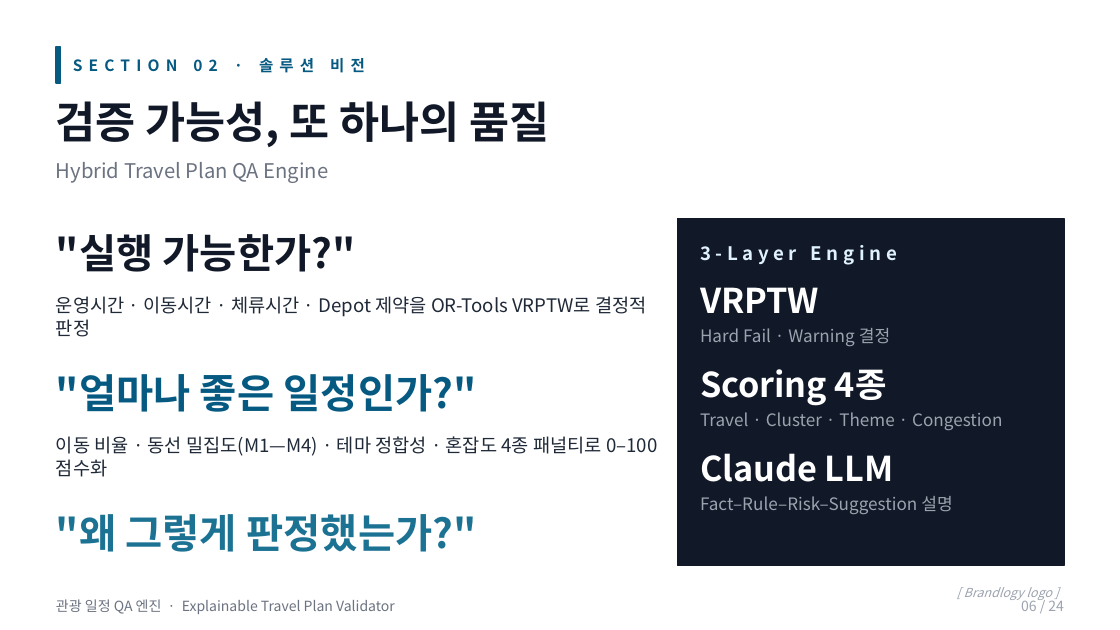
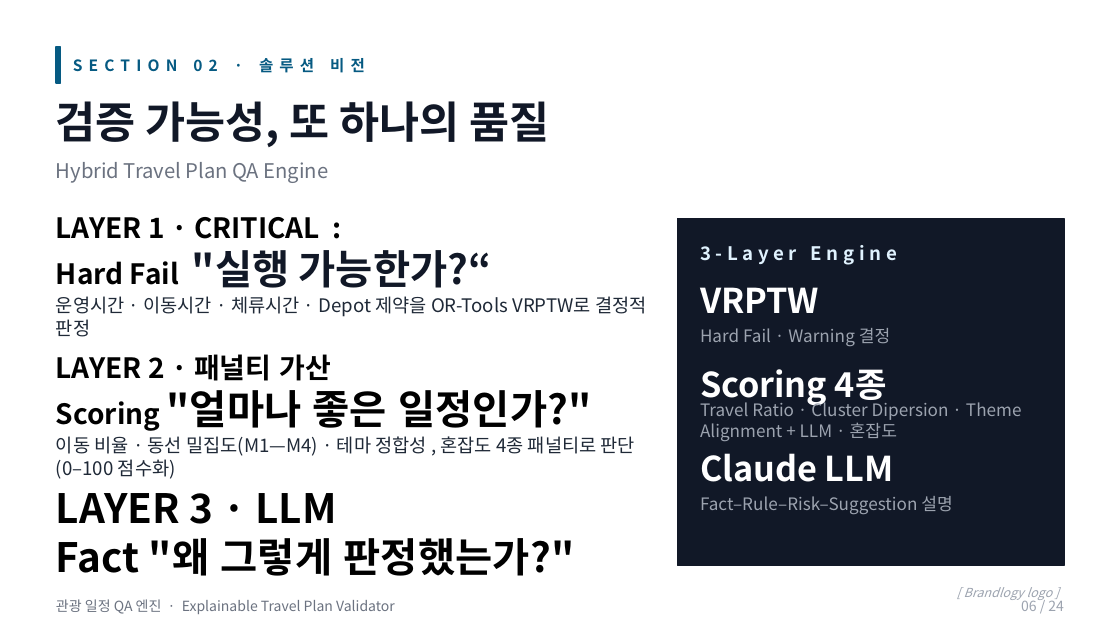
Before and after one commit to multiful/Explainable-Travel-Plan-Validator, a slide deck: slide 7 of gun/data/Travel_QA_Engine_2026_v3_final.pptx (slide 6 before the commit). Drawn at 1120x630 pixels with LibreOffice and Linux fonts; fonts in the diff are those of the drawing. Boxes give left, top, right and bottom in pixels: in the first picture for what was removed or moved away, otherwise in the second. Text is boxed around its words. In the diff, an @@ line names an element or a change of style, - is before the commit and + after.

```diff
--- a/gun/data/Travel_QA_Engine_2026_v3_final.pptx
+++ b/gun/data/Travel_QA_Engine_2026_v3_final.pptx
@@ text at box(56, 217, 492, 288): text changed; size 26 to 18 pt; text colour #111827 to #000000 @@
-"실행 가능한가?"
+LAYER 1 · CRITICAL :
+Hard Fail "실행 가능한가?“
@@ text at box(56, 354, 592, 431): text changed; size 26 to 18 pt; text colour #065A82 to #000000 @@
-"얼마나 좋은 일정인가?"
+LAYER 2 · 패널티 가산
+Scoring "얼마나 좋은 일정인가?"
@@ text at box(700, 399, 1022, 441): text changed @@
-Travel · Cluster · Theme · Congestion
+Travel Ratio · Cluster Dipersion · Theme Alignment + LLM · 혼잡도
@@ text at box(56, 436, 635, 479): text changed @@
-이동 비율 · 동선 밀집도(M1—M4) · 테마 정합성 · 혼잡도 4종 패널티로 0–100 점수화
+이동 비율 · 동선 밀집도(M1—M4) · 테마 정합성 , 혼잡도 4종 패널티로 판단
+(0–100 점수화)
@@ text at box(56, 493, 575, 576): text changed; text colour #1C7293 to #000000 @@
-"왜 그렇게 판정했는가?"
+LAYER 3 · LLM
+Fact "왜 그렇게 판정했는가?"
```
Also in this commit, not shown: 5 other slides changed, 1 slide added, 1 other file.
